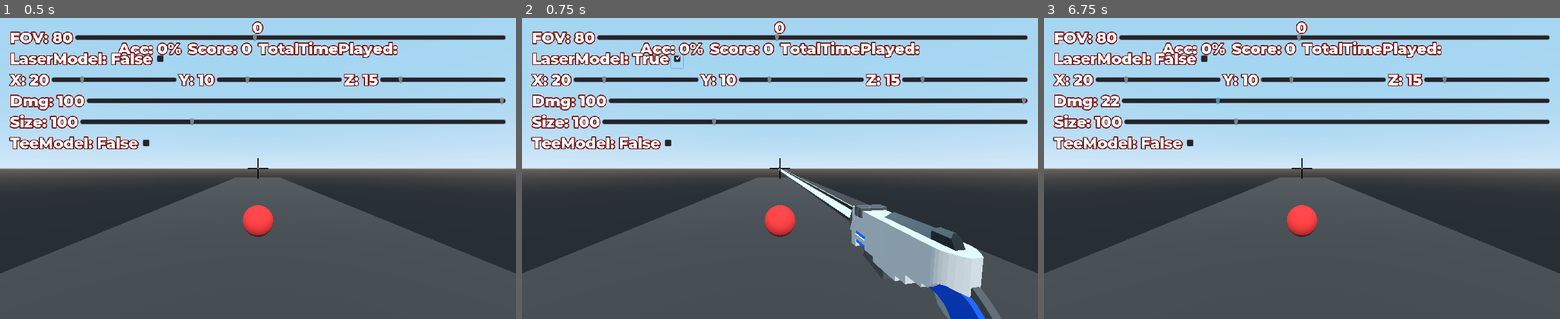
Above: before the commit, frames 1-3 (left to right).
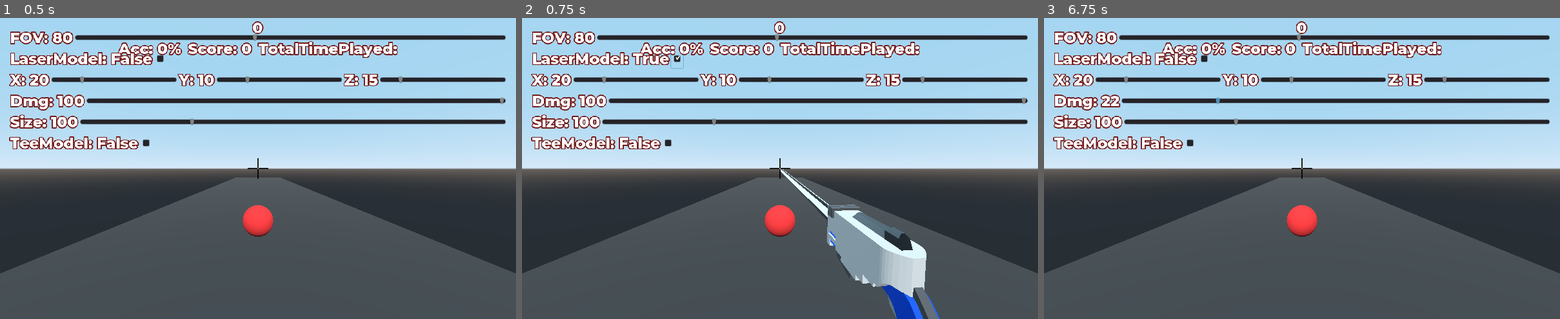
Above: after the commit, the same moments.

Repository: Inateblig/AimTrainer
Game: Godot game, scene res://src/scenes/World.tscn
The game is run twice, just before and just after one commit, with the same random seed, the same clock (stepped at 60 frames per second) and the same inputs.
Inputs (mouse positions are in pixels of both pictures, inside the frame that each line leads up to):
- Up to frame 1 (0.5 s): no input
- Up to frame 2 (0.75 s): click (681, 60) at 0.52 s
- Up to frame 3 (6.75 s): tap Enter at 1.25 s; move the mouse to (1415, 153) at 1.27 s; hold F (right) 1.28-2.03 s; hold D (bwd) 1.28-2.03 s; click (1415, 153) at 1.42 s; tap Space (jump) at 1.52, 2.27, 3.77, 4.52, 5.27 s; tap Middle mouse button (restart) every 0.75 s from 2 to 5 s; move the mouse to (1198, 183) at 2.02 s; hold S (left) 2.03-2.78 s; click (1198, 183) at 2.1 s; move the mouse to (1353, 102) at 2.77 s; hold F (right) 2.78-3.53 s; tap Z (zoom_in) at 2.85, 5.1 s; move the mouse to (1276, 228) at 3.52 s; hold E (fwd) 3.53-4.28 s; tap D (bwd) at 3.6 s; click (1276, 228) at 3.67 s; move the mouse to (1456, 213) at 4.27 s; hold S (left) 4.28-6.53 s; click (1456, 213) at 4.35 s; move the mouse to (1147, 123) at 5.02 s; move the mouse to (1327, 168) at 5.77 s; hold D (bwd) 5.78-6.53 s; click (1327, 168) at 5.92 s; move the mouse to (1224, 93) at 6.52 s; hold F (right) from 6.53 s (still down); click (1224, 93) at 6.6 s

Frame 1 is identical in both runs. In frame 2, 7.9% of the frame differs, in the area x 49-93%, y 49-100%; in frame 3, nothing differs.

Commit message:
improving details

Diff:
--- a/src/scenes/Enemy.tscn
+++ b/src/scenes/Enemy.tscn
@@ -9,6 +9,7 @@
 [sub_resource type="SphereShape" id=2]
 
 [node name="Target" type="KinematicBody" groups=["target"]]
+collision_mask = 0
 script = ExtResource( 2 )
 
 [node name="MeshInstance" type="MeshInstance" parent="."]
--- a/src/scenes/Player.gd
+++ b/src/scenes/Player.gd
@@ -25,7 +25,7 @@
 		self.rotate_y((-event.relative.x) * MOUSE_SENS)
 		head.rotate_x((event.relative.y) * MOUSE_SENS)
 
-func _process(delta):
+func _physics_process(delta):
 	if !Globals.pause:
 		input_move = get_input_direction() * MOVE_SPEED
 
--- a/src/scenes/Player.tscn
+++ b/src/scenes/Player.tscn
@@ -76,7 +76,7 @@
 stretch_mode = 4
 
 [node name="laserV2" parent="Head/Camera" instance=ExtResource( 3 )]
-transform = Transform( -0.01918, 0, 0.999816, 0, 1, 0, -0.999816, 0, -0.01918, 2.58131, -1.8865, -3.34928 )
+transform = Transform( -0.109414, 0.00114187, 0.993996, 0.0766822, 0.997029, 0.00729541, -0.991034, 0.07702, -0.109176, 1.81676, -1.8865, -3.34928 )
 
 [node name="lasershot" parent="Head/Camera/laserV2" instance=ExtResource( 4 )]
 transform = Transform( 0.999816, 0, -0.0191801, 0, 2.01097, 0, 0.0191802, 0, 0.999816, 10.5783, 0.300396, 0.155448 )
--- a/src/scenes/World.gd
+++ b/src/scenes/World.gd
@@ -14,7 +14,7 @@
 		save_time_to_file()
 		get_tree().quit()
 
-func _physics_process(delta):
+func _process(delta):
 	if Input.is_action_just_pressed("restart"):
 		get_tree().reload_current_scene()
 	# pause logic
--- a/src/scenes/World.tscn
+++ b/src/scenes/World.tscn
@@ -21,15 +21,13 @@
 material/0 = ExtResource( 1 )
 
 [node name="StaticBody" type="StaticBody" parent="Ground"]
+collision_mask = 0
 
 [node name="CollisionShape" type="CollisionShape" parent="Ground/StaticBody"]
 shape = SubResource( 2 )
 
 [node name="Player" parent="." instance=ExtResource( 2 )]
 transform = Transform( 1, 0, 0, 0, 1, 0, 0, 0, 1, 0, 3.52615, -13.1422 )
-
-[node name="laserV2" parent="Player/Head/Camera" index="2"]
-transform = Transform( -0.152748, 0.000661639, 0.988265, 0.07828, 0.996866, 0.0114317, -0.98516, 0.0791075, -0.152321, 2.58131, -1.8865, -3.34928 )
 
 [node name="Target" parent="." instance=ExtResource( 3 )]
 transform = Transform( 1, 0, 0, 0, 1, 0, 0, 0, 1, 0, 2.5, 0 )
@@ -80,5 +78,3 @@
 
 [connection signal="fire" from="Player" to="." method="_on_Player_fire"]
 [connection signal="hit" from="Player" to="." method="_on_Player_hit"]
-
-[editable path="Player"]
